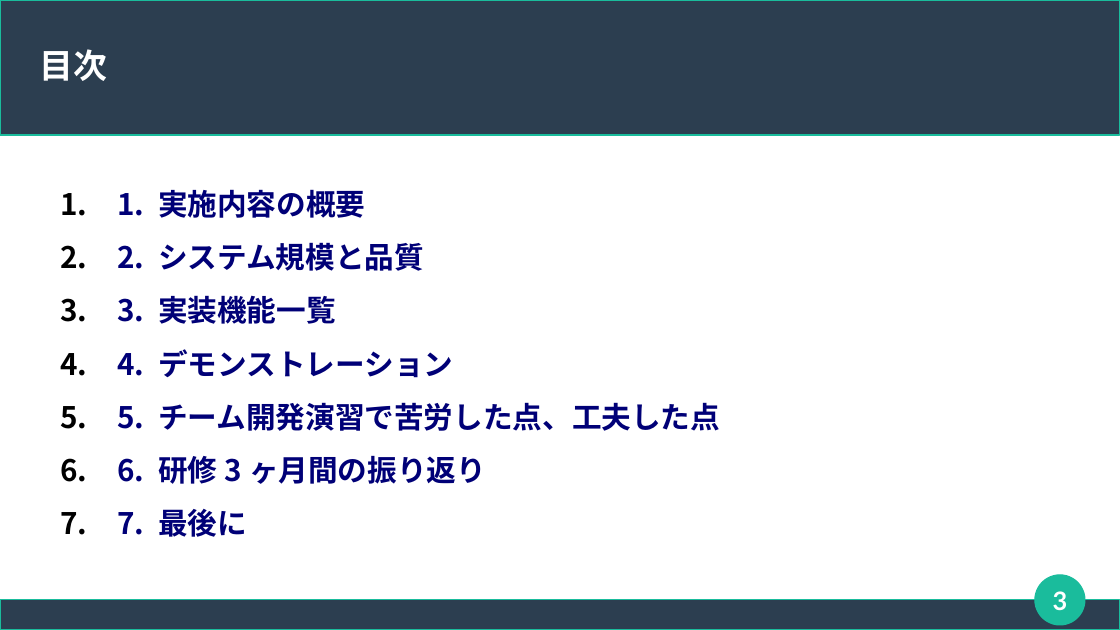
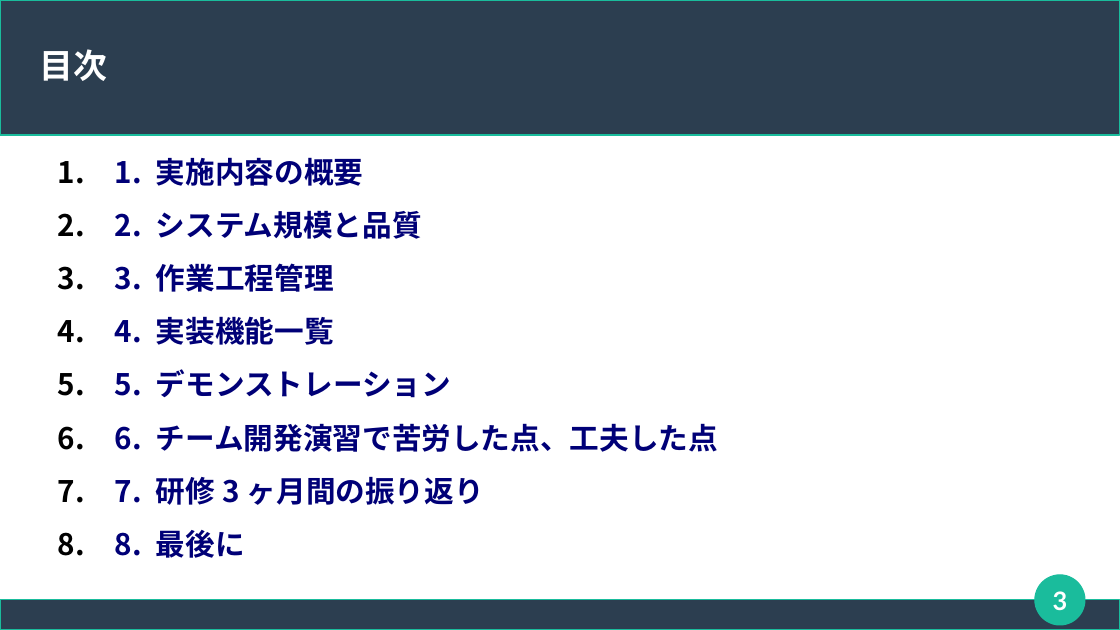
Before and after one commit to connk95/Shared-Shop, a slide deck: slide 3 of TeamUzawa_Sharing_ProjectFile/発表用スライド_チーム鵜澤.odp. Drawn at 1120x630 pixels with LibreOffice and Linux fonts; fonts in the diff are those of the drawing. Boxes give left, top, right and bottom in pixels: in the first picture for what was removed or moved away, otherwise in the second. Text is boxed around its words. In the diff, an @@ line names an element or a change of style, - is before the commit and + after.

```diff
--- a/TeamUzawa_Sharing_ProjectFile/発表用スライド_チーム鵜澤.odp
+++ b/TeamUzawa_Sharing_ProjectFile/発表用スライド_チーム鵜澤.odp
@@ text "1. 実施内容の概要": place and size @@
-text "1. 実施内容の概要" at box(60, 189, 720, 537)
+text "1. 実施内容の概要" at box(58, 157, 718, 558)
@@ text at box(58, 263, 718, 558): text changed @@
-3. 3. 実装機能一覧
-4. 4. デモンストレーション
-5. 5. チーム開発演習で苦労した点、工夫した点
-6. 6. 研修3ヶ月間の振り返り
-7. 7. 最後に
+3. 3. 作業工程管理
+4. 4. 実装機能一覧
+5. 5. デモンストレーション
+6. 6. チーム開発演習で苦労した点、工夫した点
+7. 7. 研修3ヶ月間の振り返り
+8. 8. 最後に
```
Also in this commit, not shown: 13 other slides changed, 7 slides added, 3 other files.
